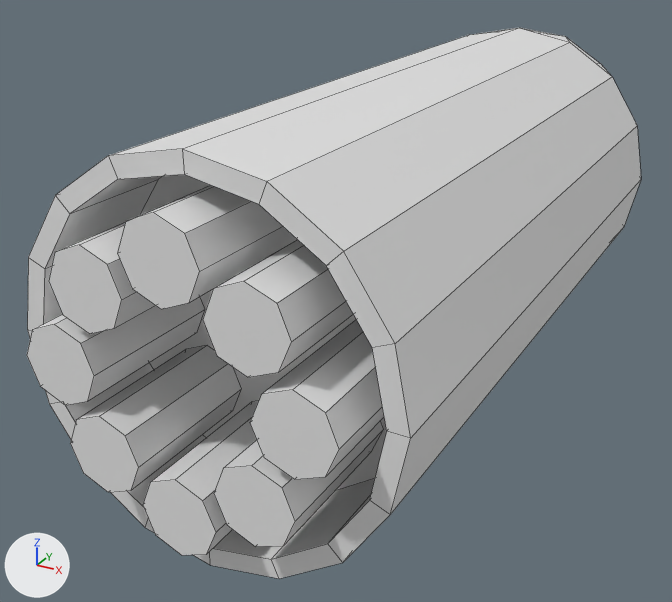
One commit to the Blender file vongott/Assets/Mesh/Items/Equipment/Weapons/minigun.blend: the scene before it, then after it.
Camera for both pictures: a 50 mm lens placed at (0.111, -0.2404, 0.0953), pointed at (-0.0198, -0.0027, -0.0236). Arrows for +X, +Y and +Z are at lower left; the lights stay in place. Mesh edges are drawn as thin lines.

Objects in the first picture: 'minigun', 'muzzles'.
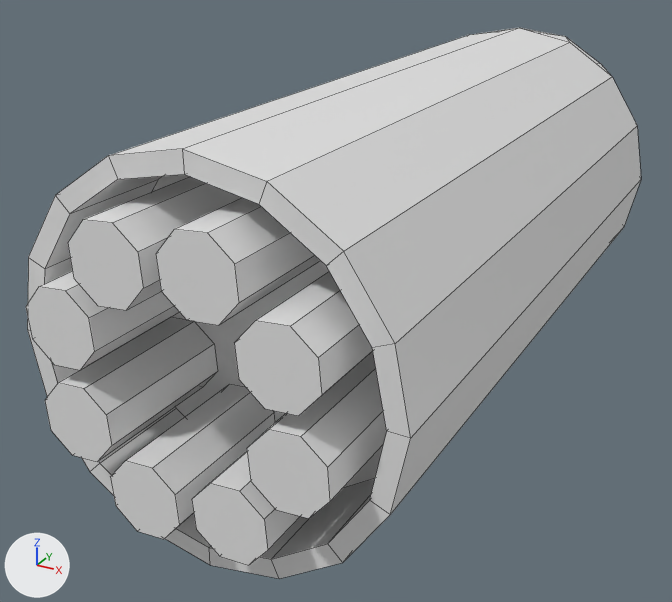
What differs and where, as boxes [x1, y1, x2, y2] in the pictures (672 x 602 px; the box of a moved part takes in the faces that stretch with it):
'muzzles', reshaped, turned
    before: [27, 185, 384, 555]
    after: [26, 177, 387, 565]
part 1 of me_circle_001, moved or reshaped
    before: [49, 222, 155, 334]
    after: [26, 271, 179, 370]
part 2 of me_circle_001, moved or reshaped
    before: [27, 297, 205, 405]
    after: [110, 384, 275, 539]
part 3 of me_circle_001, moved or reshaped
    before: [70, 345, 241, 492]
    after: [247, 351, 387, 519]
part 4 of me_circle_001, moved or reshaped
    before: [143, 401, 258, 555]
    after: [235, 271, 373, 416]
part 5 of me_circle_001, moved or reshaped
    before: [214, 421, 383, 547]
    after: [68, 177, 242, 310]
part 6 of me_circle_001, moved or reshaped
    before: [250, 320, 384, 479]
    after: [45, 317, 218, 462]
part 7 of me_circle_001, moved or reshaped
    before: [203, 240, 353, 377]
    after: [192, 451, 300, 565]

What changed in the scene script:
```text
Change me_circle_001:
    where me_circle_001.from_pydata(...)  # 128 vertices, 80 faces; spans x -0.04..0.04, y -0.04..0.04, z 0.07..0.11
    used by ob_muzzles; parent = ob_minigun; location = (0.0, 0.0, 0.0); rotation_euler = (1.571, 0.0, 0.0), in degrees (90, 0, 0)
    me_circle_001 part 1: the loose piece of 16 vertices spanning x -0.03..-0.01, y 0.01..0.03, z 0.07..0.11 is moved by (-0.01, -0.02, 0.0)
    me_circle_001 part 2: the loose piece of 16 vertices spanning x -0.04..-0.02, y -0.01..0.01, z 0.07..0.11 is moved by (0.03, -0.03, 0.0)
    me_circle_001 part 3: the loose piece of 16 vertices spanning x -0.03..-0.01, y -0.03..-0.01, z 0.07..0.11 is moved by (0.05, 0.02, 0.0)
    me_circle_001 part 4: the loose piece of 16 vertices spanning x -0.01..0.01, y -0.04..-0.02, z 0.07..0.11 is turned -45 degrees about the z axis through its middle, then moved by (0.0212, 0.0512, 0.0)
    me_circle_001 part 5: the loose piece of 16 vertices spanning x 0.01..0.03, y -0.03..-0.01, z 0.07..0.11 is turned -45 degrees about the z axis through its middle, then moved by (-0.0412, 0.0412, 0.0)
    me_circle_001 part 6: the loose piece of 16 vertices spanning x 0.02..0.04, y -0.01..0.01, z 0.07..0.11 is turned -45 degrees about the z axis through its middle, then moved by (-0.0512, -0.0212, 0.0)
    me_circle_001 part 7: the loose piece of 16 vertices spanning x 0.01..0.03, y 0.01..0.03, z 0.07..0.11 is turned -45 degrees about the z axis through its middle, then moved by (0.0012, -0.0412, 0.0)
Change ob_muzzles:
    ob_muzzles.rotation_euler: (1.571, 0.0, 0.0) -> (1.571, 0.314, 0.0)  # degrees (90, 0, 0) -> degrees (90, 18, 0)
```
